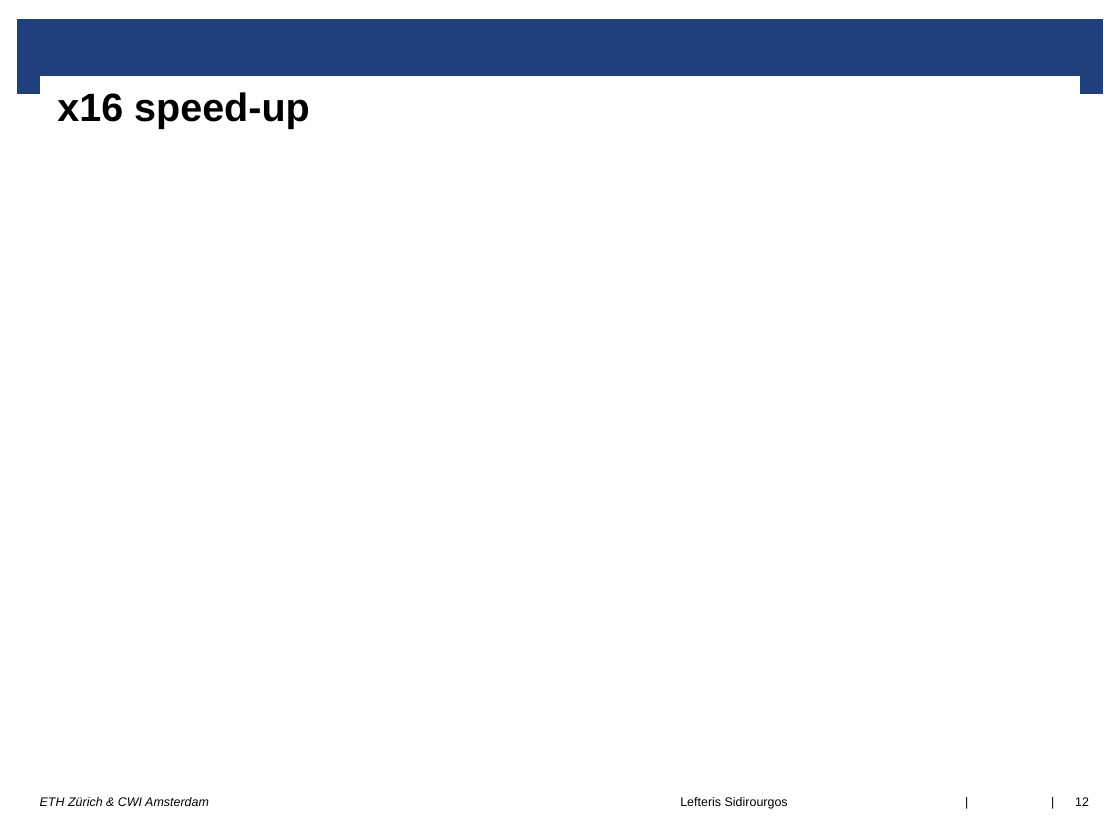
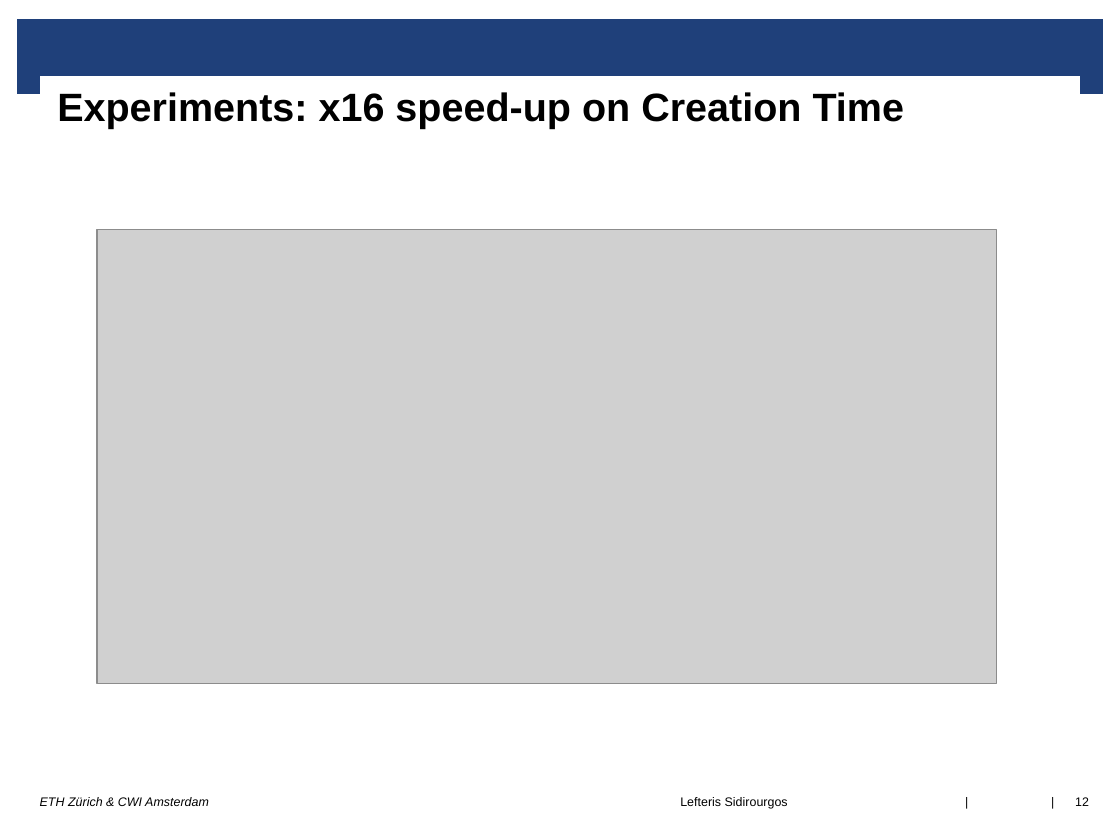
Before and after one commit to lsidir/imprints, a slide deck: slide 12 of DaMoN-paper/presentation/damon17.odp. Drawn at 1120x840 pixels with LibreOffice and Linux fonts; fonts in the diff are those of the drawing; grey boxes stand for pictures; background and template pictures are left out. Boxes give left, top, right and bottom in pixels: in the first picture for what was removed or moved away, otherwise in the second. Text is boxed around its words. In the diff, an @@ line names an element or a change of style, - is before the commit and + after.

Commit message:
presentation

```diff
--- a/DaMoN-paper/presentation/damon17.odp
+++ b/DaMoN-paper/presentation/damon17.odp
@@ title at (x1=57, y1=92, x2=905, y2=129): text changed @@
-x16 speed-up
+Experiments: x16 speed-up on Creation Time
@@ picture added at (x1=97, y1=230, x2=997, y2=683) @@
```
Also in this commit, not shown: 5 other slides changed, 2 slides added, 1 slide removed.
